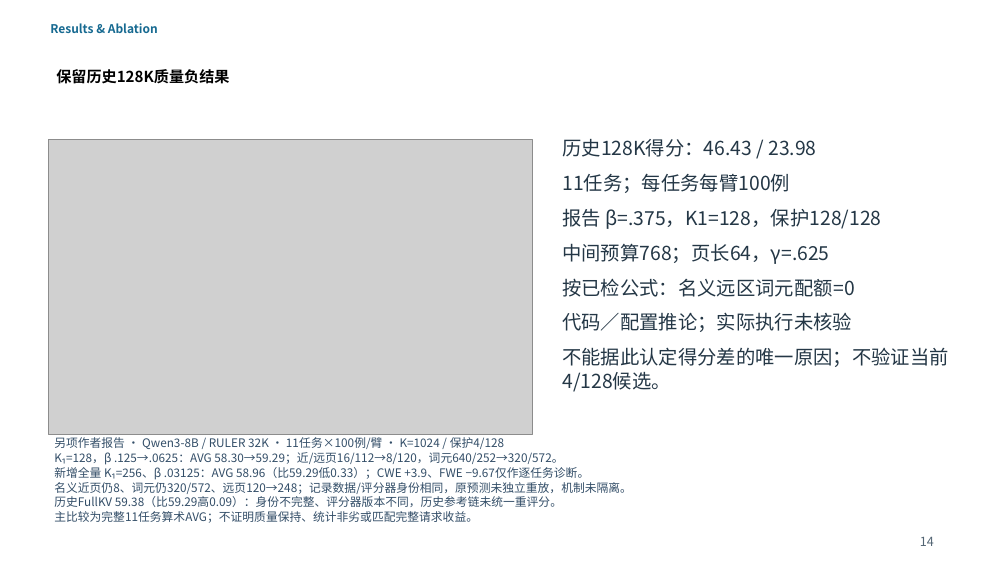
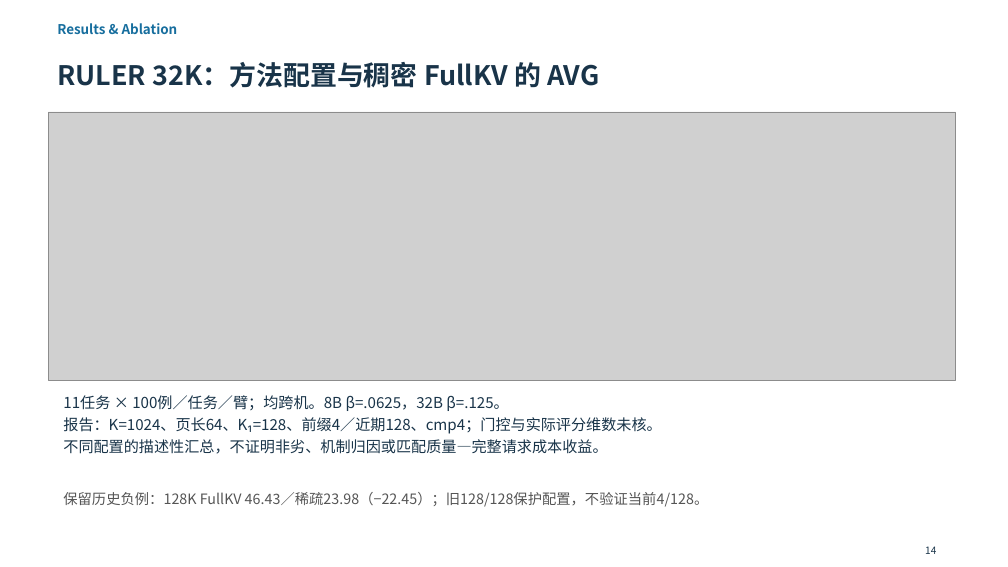
Before and after one commit to Chosen-David/two-level-attention, a slide deck: slide 14 of agent_doc/advice/dac_manuscript/presentation/TwoLevel_UserEdited_20261014.pptx. Drawn at 1008x567 pixels with LibreOffice and Linux fonts; fonts in the diff are those of the drawing; grey boxes stand for pictures. Boxes give left, top, right and bottom in pixels: in the first picture for what was removed or moved away, otherwise in the second. Text is boxed around its words. In the diff, an @@ line names an element or a change of style, - is before the commit and + after.

Commit message:
docs(paper): integrate qualified RULER32K FullKV comparisons

```diff
--- a/agent_doc/advice/dac_manuscript/presentation/TwoLevel_UserEdited_20261014.pptx
+++ b/agent_doc/advice/dac_manuscript/presentation/TwoLevel_UserEdited_20261014.pptx
@@ text "Results & Ablation" at (57,23,178,34): size 14.2 to 16 pt, text colour #176A91 to #176E9E; more space between paragraphs; vertical alignment middle to top @@
@@ text removed at (56,69,229,84) @@
-保留历史128K质量负结果
@@ text added at (57,62,599,88), 32 pt, text #193449, bold @@
+RULER 32K：方法配置与稠密 FullKV 的 AVG
@@ picture added at (48,112,955,380) @@
@@ picture removed at (48,139,532,434) @@
@@ text removed at (562,139,949,392) @@
-历史128K得分：46.43 / 23.98
-11任务；每任务每臂100例
-报告 β=.375，K1=128，保护128/128
-中间预算768；页长64，γ=.625
-按已检公式：名义远区词元配额=0
-代码／配置推论；实际执行未核验
-不能据此认定得分差的唯一原因；不验证当前4/128候选。
@@ text added at (63,395,661,454), 18 pt, text #193449 @@
+11任务 × 100例／任务／臂；均跨机。8B β=.0625，32B β=.125。
+报告：K=1024、页长64、K₁=128、前缀4／近期128、cmp4；门控与实际评分维数未核。
+不同配置的描述性汇总，不证明非劣、机制归因或匹配质量—完整请求成本收益。
@@ text removed at (54,437,632,523) @@
-另项作者报告 · Qwen3-8B / RULER 32K · 11任务×100例/臂 · K=1024 / 保护4/128
-K₁=128，β .125→.0625：AVG 58.30→59.29；近/远页16/112→8/120，词元640/252→320/572。
-新增全量 K₁=256、β .03125：AVG 58.96（比59.29低0.33）；CWE +3.9、FWE −9.67仅作逐任务诊断。
-名义近页仍8、词元仍320/572、远页120→248；记录数据/评分器身份相同，原预测未独立重放，机制未隔离。
-历史FullKV 59.38（比59.29高0.09）：身份不完整、评分器版本不同，历史参考链未统一重评分。
-主比较为完整11任务算术AVG；不证明质量保持、统计非劣或匹配完整请求收益。
@@ text added at (63,492,709,507), 17 pt, text #555555 @@
+保留历史负例：128K FullKV 46.43／稀疏23.98（−22.45）；旧128/128保护配置，不验证当前4/128。
@@ text "14": place and size @@
-text "14" at (920,537,934,546)
+text "14" at (925,546,936,554)
@@ text "14" at (925,546,936,554): size 15 to 12 pt, text colour #536574 to #193449; more space between paragraphs @@
```
Also in this commit, not shown: 1 slide added, 1 slide removed, 42 other files.
